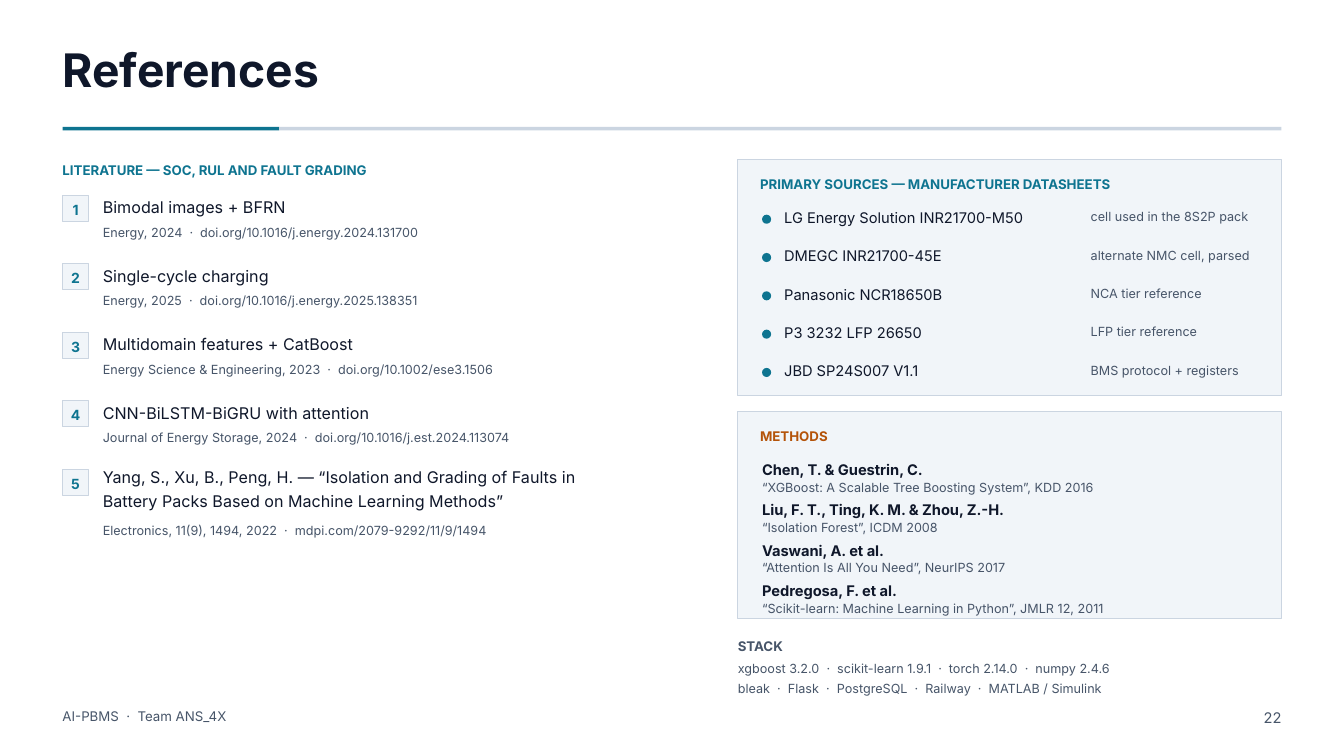
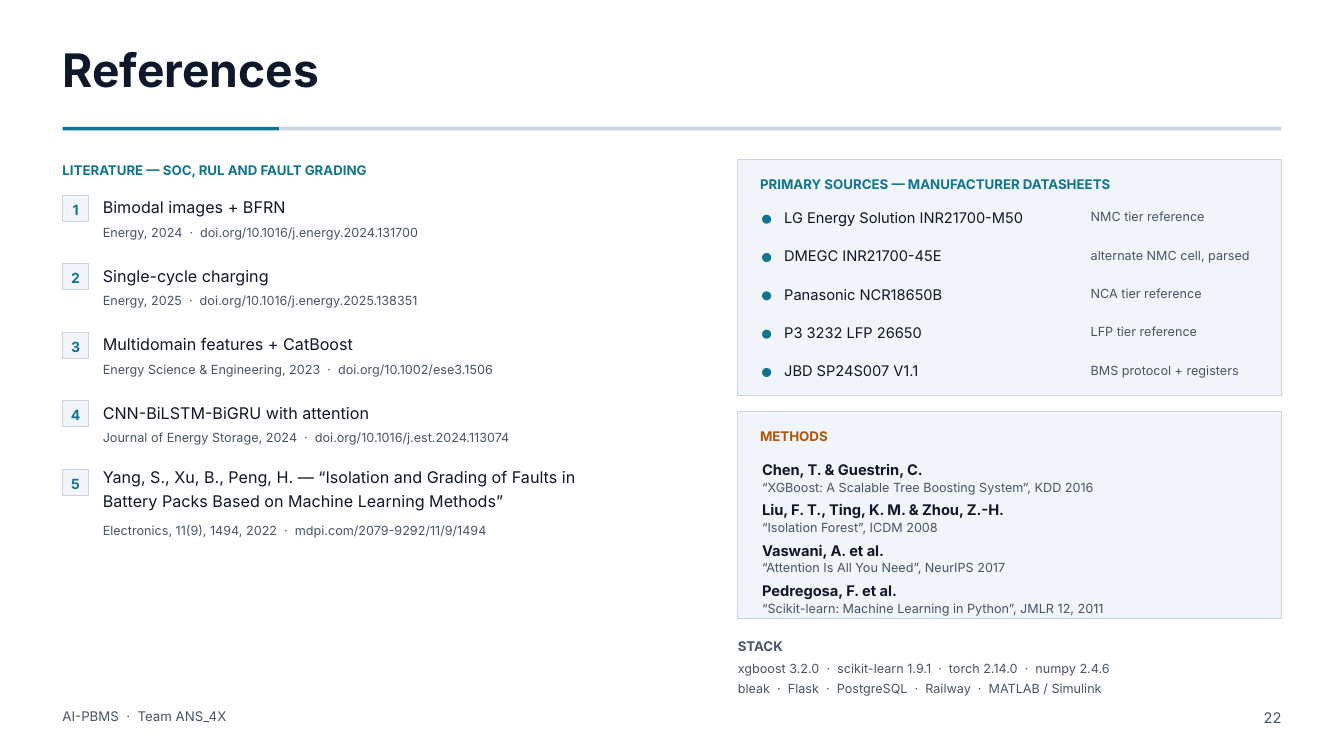
Before and after one commit to Adhi5504/Intelligent_BMS, a slide deck: slide 22 of AI_PBMS_Full_Deck.pptx. Drawn at 1344x756 pixels with LibreOffice and Linux fonts; fonts in the diff are those of the drawing. Boxes give left, top, right and bottom in pixels: in the first picture for what was removed or moved away, otherwise in the second. Text is boxed around its words. In the diff, an @@ line names an element or a change of style, - is before the commit and + after.

```diff
--- a/AI_PBMS_Full_Deck.pptx
+++ b/AI_PBMS_Full_Deck.pptx
@@ text at [1091, 211, 1204, 221]: text changed @@
-cell used in the 8S2P pack
+NMC tier reference
```
Also in this commit, not shown: 2 other slides changed, 8 other files.
